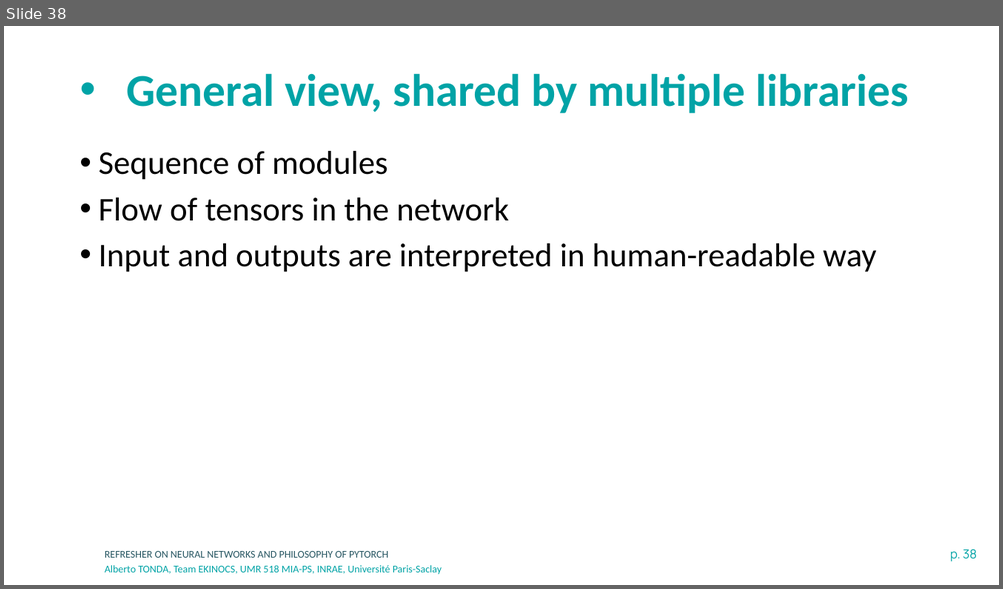
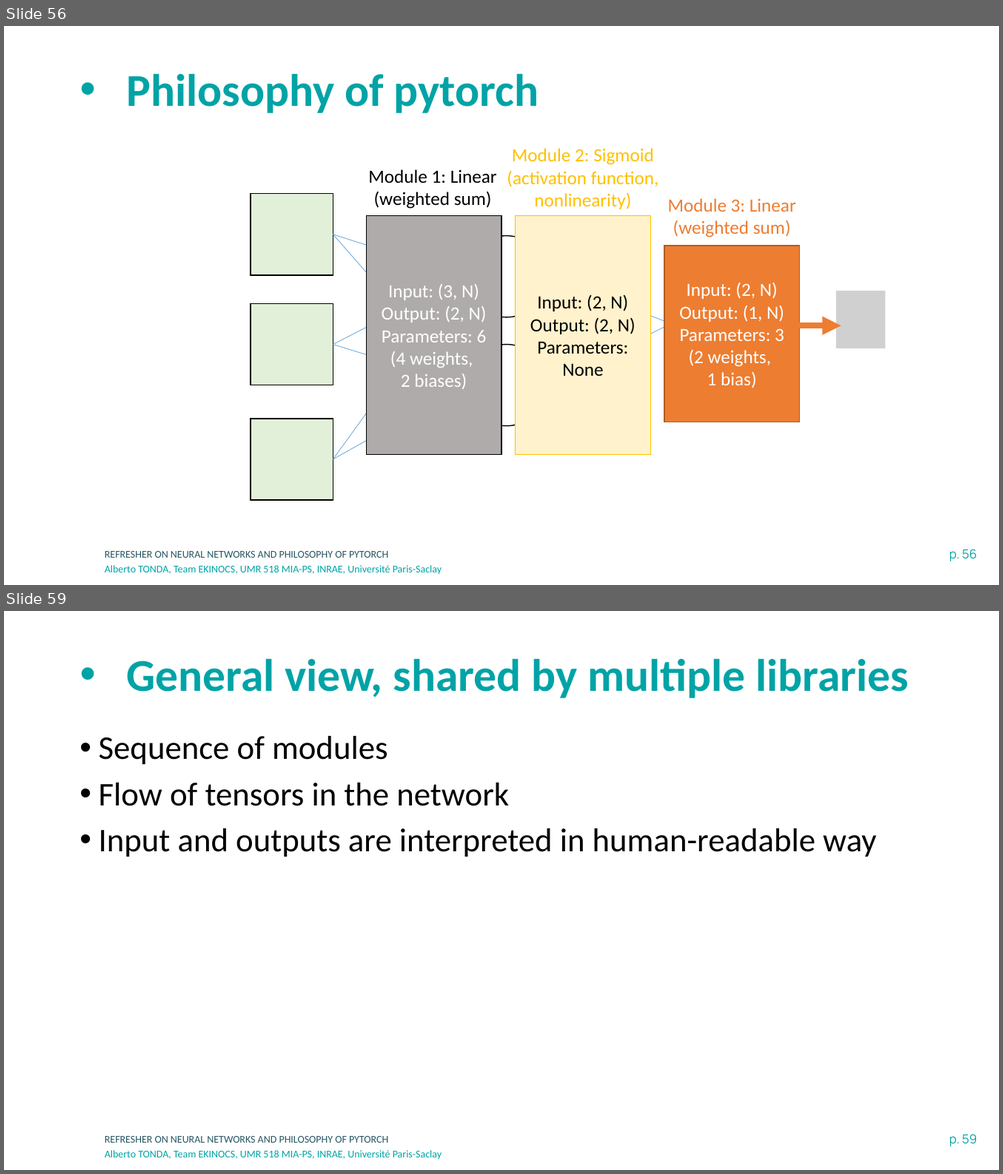
Before and after one commit to albertotonda/teaching, a slide deck: deep-learning-in-practice-with-pytorch/1-neural-networks-and-pytorch.pptx. Shown one above the other, each under a label of ours: slide 38 before the commit, slides 56 and 59 after it; the slides between them are not shown. The pictures are 1003x589 and 1003x1174 pixels, drawn with LibreOffice and Linux fonts; fonts in the diff are those of the drawing; grey boxes stand for pictures; background and template pictures are left out. Boxes give left, top, right and bottom in pixels: in the first picture for what was removed or moved away, otherwise in the second. Text is boxed around its words. In the diff, an @@ line names an element or a change of style, - is before the commit and + after.

```diff
--- a/deep-learning-in-practice-with-pytorch/1-neural-networks-and-pytorch.pptx
+++ b/deep-learning-in-practice-with-pytorch/1-neural-networks-and-pytorch.pptx
@@ slide 56 added at box(4, 26, 999, 585), background #FFFFFF; not listed: 3 template elements that a slide beside it also shows @@
@@ title added at box(126, 73, 539, 113), 44 pt, text #00A3A6, bold @@
+• Philosophy of pytorch
@@ text added at box(506, 148, 659, 210), 18 pt, text #FFC000 @@
+Module 2: Sigmoid (activation function, nonlinearity)
@@ text added at box(368, 170, 497, 209), 18 pt, text #000000 @@
+Module 1: Linear (weighted sum)
@@ text added at box(668, 198, 796, 238), 18 pt, text #ED7D31 @@
+Module 3: Linear (weighted sum)
@@ rectangle added at box(367, 215, 502, 455), fill #AFABAB, outline #000000 1 pt, 18 pt, text #FFFFFF @@
+Input: (3, N)
+Output: (2, N)
+Parameters: 6 (4 weights,
+2 biases)
@@ rectangle added at box(515, 215, 650, 455), fill #FFF2CC, outline #FFC000 1 pt, 18 pt, text #000000 @@
+Input: (2, N)
+Output: (2, N)
+Parameters: None
@@ rectangle added at box(664, 246, 800, 423), fill #ED7D31, outline #AF5C24 1 pt, 18 pt, text #FFFFFF @@
+Input: (2, N)
+Output: (1, N)
+Parameters: 3 (2 weights,
+1 bias)
@@ group added at box(251, 194, 669, 500): 8 lines, 3 rectangles, 2 ellipses @@
@@ picture added at box(836, 291, 885, 349) @@
@@ arrow added from (797, 326) to (841, 326), #ED7D31 6 pt @@
@@ what was slide 38 is now slide 59 @@
@@ page number at box(949, 1134, 976, 1147): text changed @@
-p. 38
+p. 59
```
Also in this commit, not shown: 4 slides changed, 21 other slides added, 1 slide removed, 8 other files.
